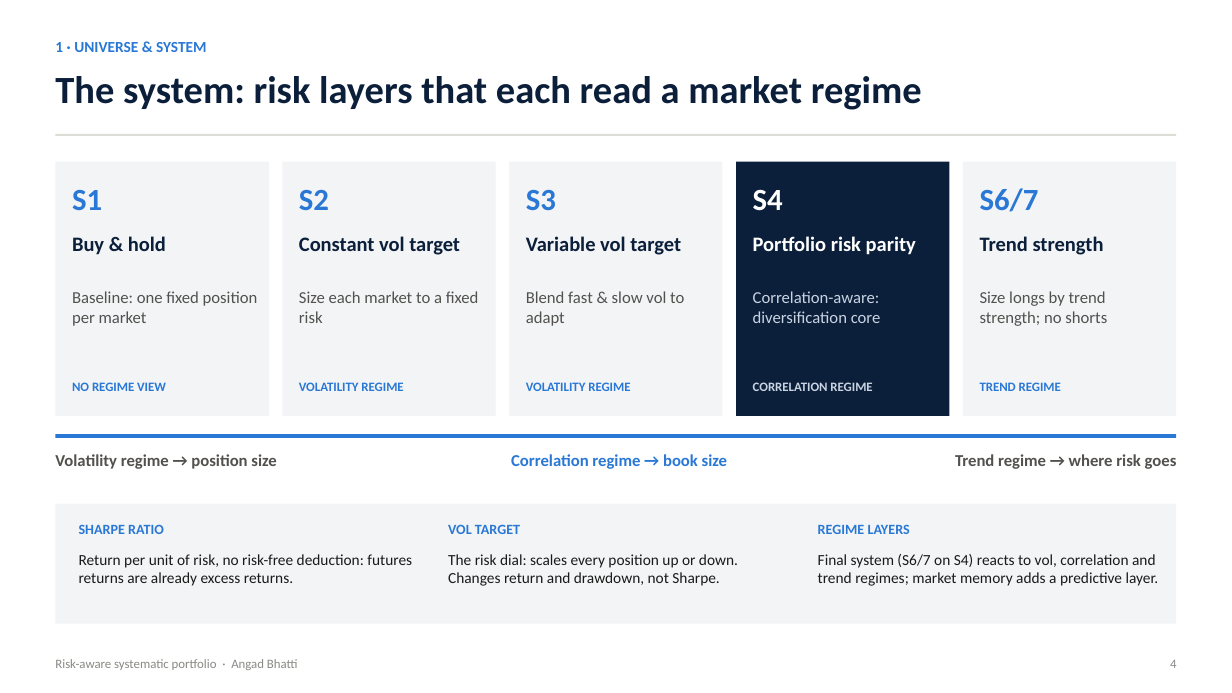
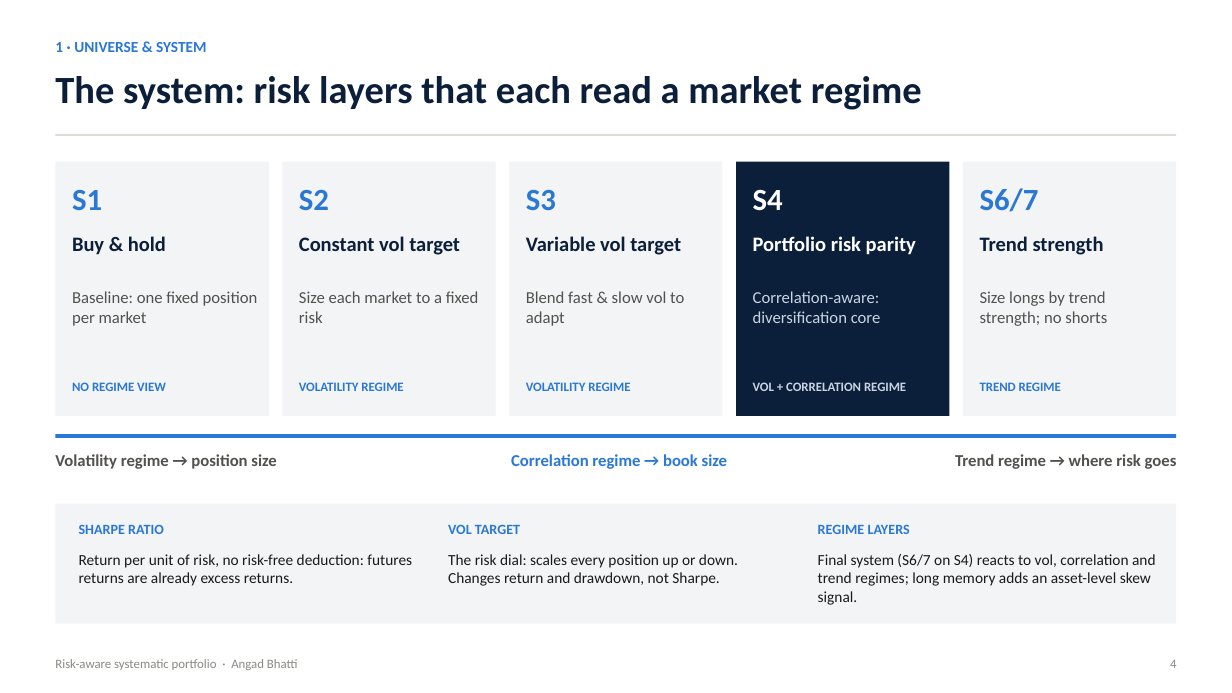
Before and after one commit to Abhatti-123123/carver, a slide deck: slide 4 of carver_presentation.pptx. Drawn at 1232x693 pixels with LibreOffice and Linux fonts; fonts in the diff are those of the drawing. Boxes give left, top, right and bottom in pixels: in the first picture for what was removed or moved away, otherwise in the second. Text is boxed around its words. In the diff, an @@ line names an element or a change of style, - is before the commit and + after.

```diff
--- a/carver_presentation.pptx
+++ b/carver_presentation.pptx
@@ text at (x1=753, y1=382, x2=906, y2=391): text changed @@
-CORRELATION REGIME
+VOL + CORRELATION REGIME
@@ text at (x1=818, y1=554, x2=1156, y2=605): text changed @@
-Final system (S6/7 on S4) reacts to vol, correlation and trend regimes; market memory adds a predictive layer.
+Final system (S6/7 on S4) reacts to vol, correlation and trend regimes; long memory adds an asset-level skew signal.
```
Also in this commit, not shown: 12 other slides changed, 1 slide added, 1 slide removed, 4 other files.
